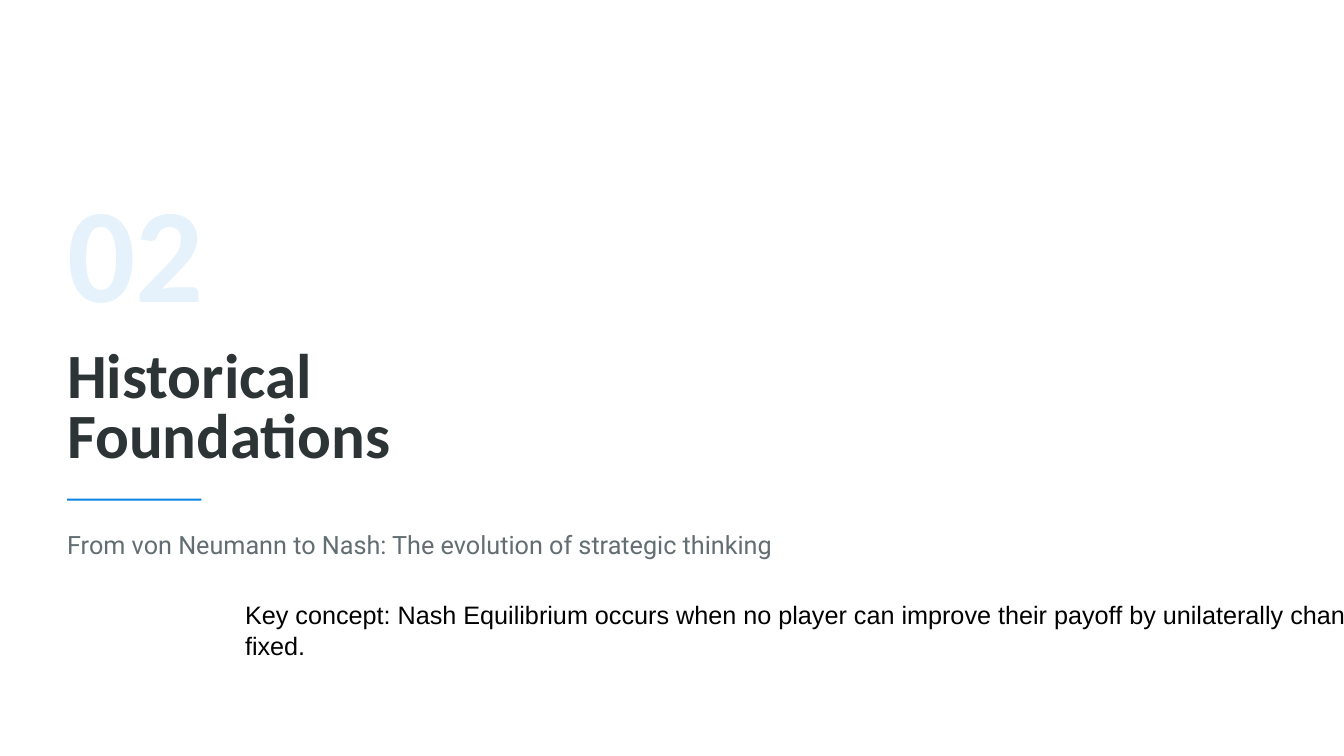
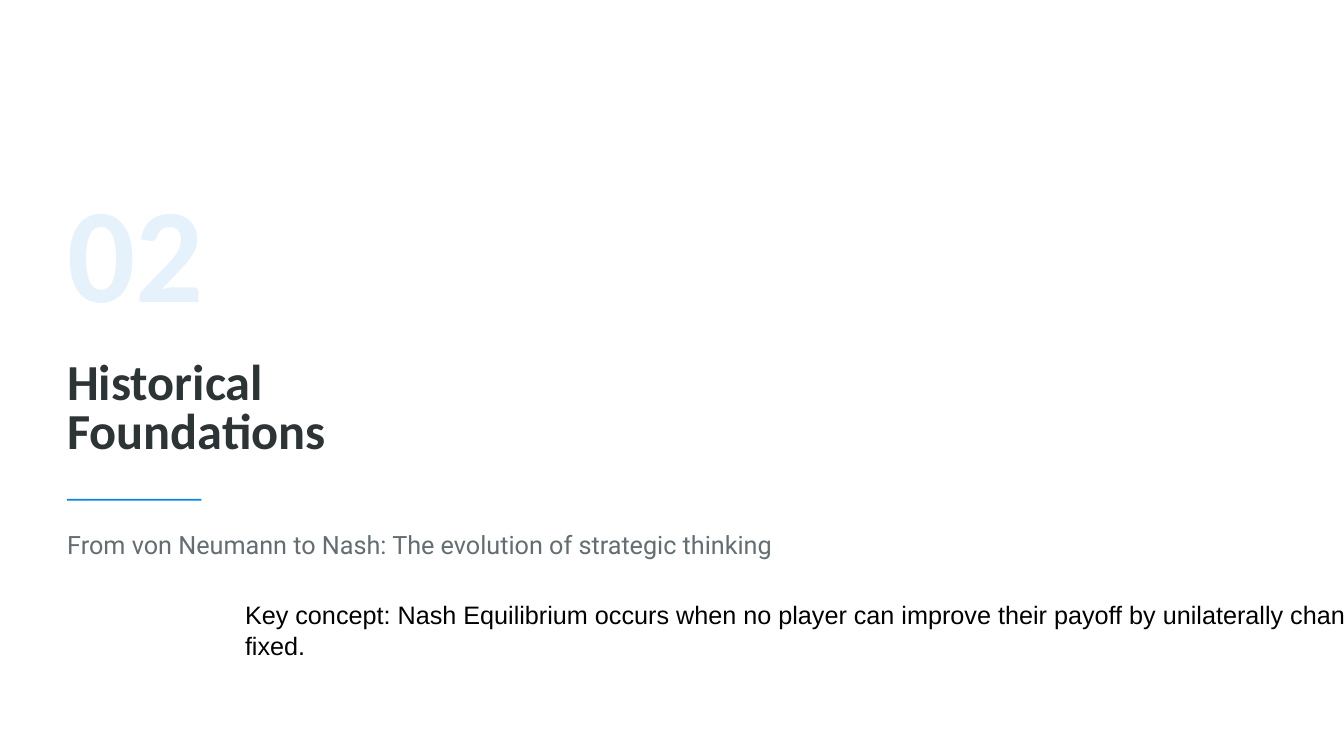
Before and after one commit to mrwwk/DeskCraft, a slide deck: slide 5 of assets/libreoffice_impr_njc/06706431-3011-417a-bd22-36869b25d1fe/Game Theory.pptx. Drawn at 1344x756 pixels with LibreOffice and Linux fonts; fonts in the diff are those of the drawing. Boxes give left, top, right and bottom in pixels: in the first picture for what was removed or moved away, otherwise in the second. Text is boxed around its words. In the diff, an @@ line names an element or a change of style, - is before the commit and + after.

```diff
--- a/assets/libreoffice_impr_njc/06706431-3011-417a-bd22-36869b25d1fe/Game Theory.pptx
+++ b/assets/libreoffice_impr_njc/06706431-3011-417a-bd22-36869b25d1fe/Game Theory.pptx
@@ text "Historical" at (67, 364, 326, 450): size 45 to 36 pt @@
```
Also in this commit, not shown: 9 other slides changed, 2 slides removed, 58 other files.
